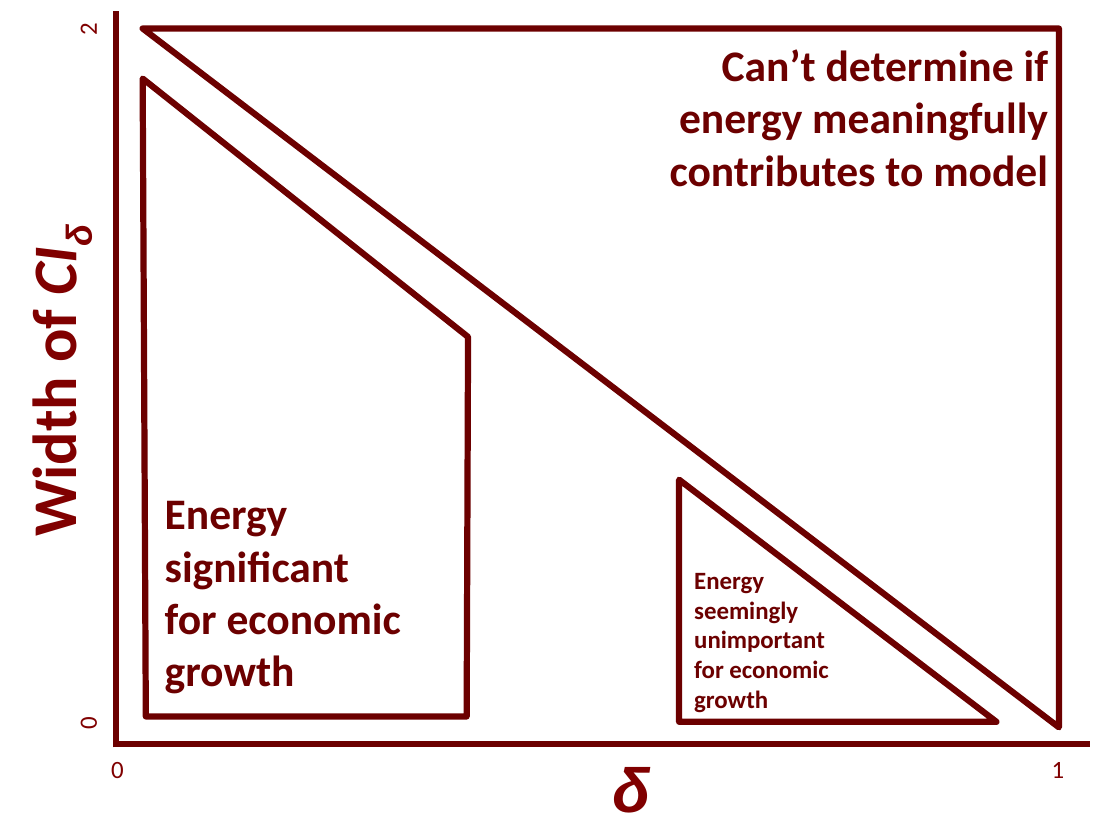
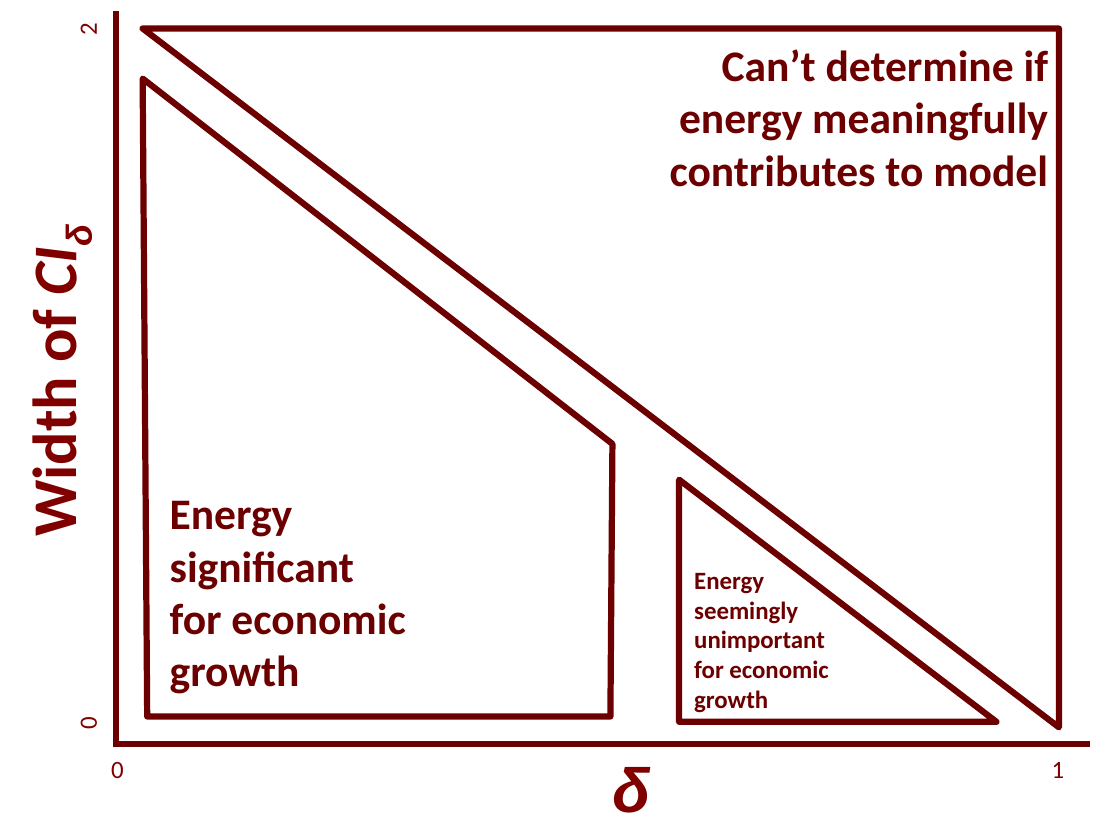
Before and after one commit to EconModels/MacroGrowth, a slide deck: slide 6 of figure_other/Seminar Figures.pptx. Drawn at 1120x840 pixels with LibreOffice and Linux fonts; fonts in the diff are those of the drawing. Boxes give left, top, right and bottom in pixels: in the first picture for what was removed or moved away, otherwise in the second. Text is boxed around its words. In the diff, an @@ line names an element or a change of style, - is before the commit and + after.

Commit message:
Changes to the presentation before the seminar.

```diff
--- a/figure_other/Seminar Figures.pptx
+++ b/figure_other/Seminar Figures.pptx
@@ freeform shape: place and size @@
-freeform shape at (142,78,468,717)
+freeform shape at (142,78,612,717)
@@ text "Energy": place and size @@
-text "Energy" at (165,500,401,694)
+text "Energy" at (170,500,405,694)
```
Also in this commit, not shown: 2 other files.
